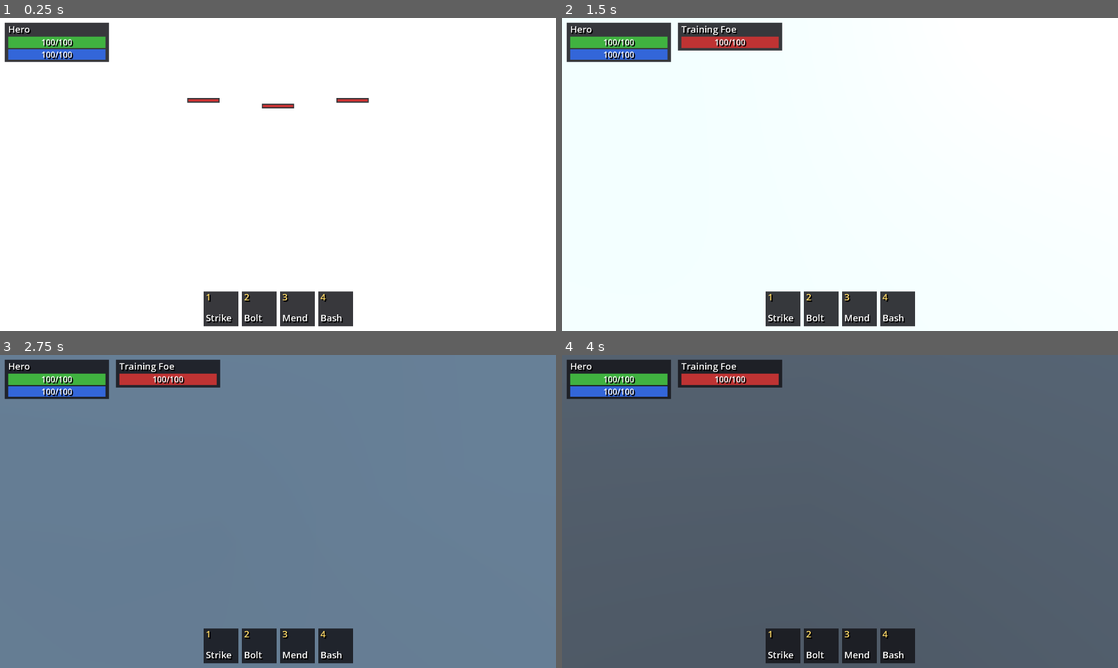
Above: before the commit, frames 1-4 (two rows, left to right).
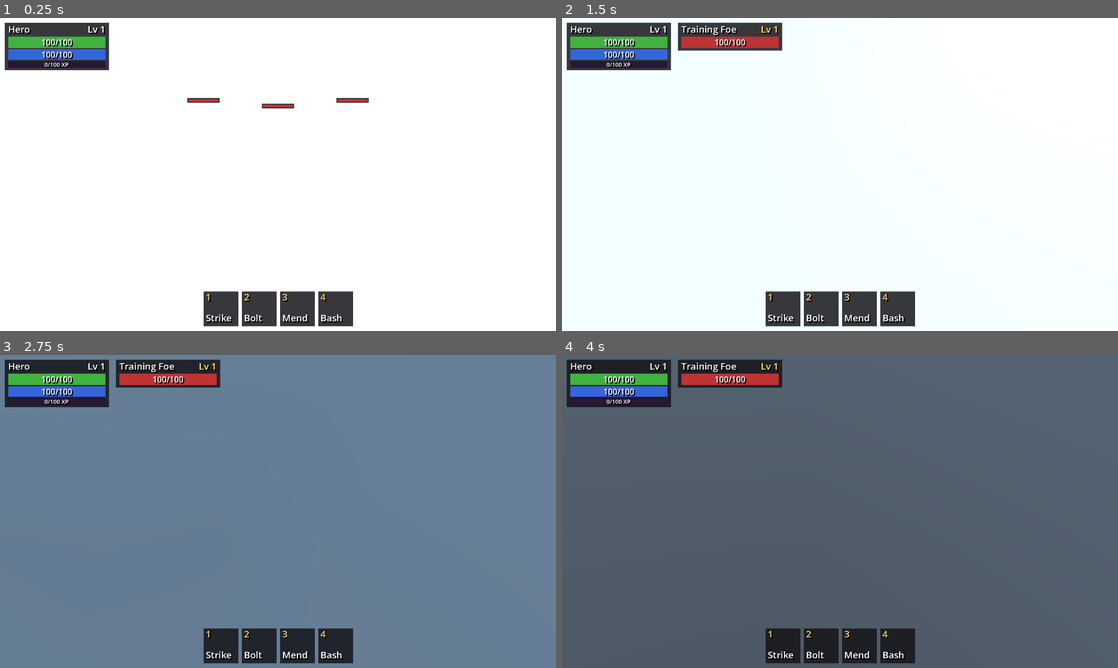
Above: after the commit, the same moments.

Repository: BountieHuntre/ai-rpg
Game: Godot game, scene res://scenes/main/main.tscn
The game is run twice, just before and just after one commit, with the same random seed, the same clock (stepped at 60 frames per second) and the same inputs.
Inputs (mouse positions are in pixels of both pictures, inside the frame that each line leads up to):
- Up to frame 1 (0.25 s): no input
- Up to frame 2 (1.5 s): tap Enter at 0.5 s; move the mouse to (962, 158) at 0.52 s; hold D (move_right) 0.53-1.25 s; hold Tab (target_next) 0.53-1.25 s; click (962, 158) at 0.67 s; drag from (728, 190) to (812, 237) at 1.27 s
- Up to frame 3 (2.75 s): tap Space at 2 s; move the mouse to (333, 442) at 2.02 s; hold D (move_right) from 2.03 s (still down); hold Tab (target_next) from 2.03 s (still down)
- Up to frame 4 (4 s): release D (move_right) at 2.75 s; release Tab (target_next) at 2.75 s; tap Enter at 2.75 s; drag from (812, 574) to (673, 464) at 2.77 s; tap Space at 3.5 s; move the mouse to (1006, 558) at 3.52 s; hold A (move_left) from 3.53 s (still down); hold Tab (target_next) from 3.53 s (still down)

The runs differ from the first frame. In frame 1, 0.6% of the frame differs, in the area x 0-20%, y 2-17%; in frame 2, 0.6%, in the area x 0-39%, y 2-17%; in frame 3, 0.6%; in frame 4, 0.6%.

Commit message:
Add sound effects, XP and levels
Add a CC0 sound pack with an Sfx autoload and hook sounds into combat
and targeting. Add XP from kills, levels that raise health, mana and
power, enemy levels with WoW-style difficulty colors, and HUD level and
XP display. Progress is kept in a GameState autoload so it survives the
restart after death.

Co-Authored-By: Claude Opus 5.5 <noreply@anthropic.com>

Diff:
--- a/project.godot
+++ b/project.godot
@@ -14,6 +14,11 @@
 run/main_scene="res://scenes/main/main.tscn"
 config/features=PackedStringArray("4.6", "Forward Plus")
 config/icon="res://icon.svg"
+
+[autoload]
+
+Sfx="*res://scripts/autoload/sfx.gd"
+GameState="*res://scripts/autoload/game_state.gd"
 
 [display]
 
--- a/scenes/enemies/enemy.gd
+++ b/scenes/enemies/enemy.gd
@@ -12,6 +12,9 @@
 @export var leash_radius := 20.0
 @export var stop_distance := 2.0
 @export var respawn_time := 15.0
+@export var level := 1
+## Each level above 1 adds this share of base health and damage.
+@export var growth_per_level := 0.25
 
 var state := State.IDLE
 
@@ -25,6 +28,11 @@
 
 func _ready() -> void:
 	_home = global_position
+	var growth := 1.0 + growth_per_level * (level - 1)
+	combatant.level = level
+	combatant.max_health = roundi(combatant.max_health * growth)
+	combatant.power_multiplier = growth
+	combatant.reset()
 	combatant.took_damage.connect(_on_took_damage)
 	combatant.died.connect(_on_died)
 
@@ -69,6 +77,7 @@
 
 
 func _start_chase() -> void:
+	Sfx.play("aggro")
 	state = State.CHASE
 
 
@@ -86,6 +95,9 @@
 func _on_died() -> void:
 	state = State.DEAD
 	_collision.set_deferred("disabled", true)
+	var player := get_tree().get_first_node_in_group("player") as Player
+	if player and player.combatant.is_alive():
+		player.progression.add_xp(player.progression.xp_for_kill(level))
 	get_tree().create_timer(respawn_time).timeout.connect(_respawn)
 
 
--- a/scenes/main/main.tscn
+++ b/scenes/main/main.tscn
@@ -36,8 +36,10 @@
 
 [node name="Enemy2" parent="GameView/GameViewport" unique_id=791896333 instance=ExtResource("5_enemy")]
 transform = Transform3D(1, 0, 0, 0, 1, 0, 0, 0, 1, -6, 0, -15)
+level = 2
 
 [node name="Enemy3" parent="GameView/GameViewport" unique_id=1548770993 instance=ExtResource("5_enemy")]
 transform = Transform3D(1, 0, 0, 0, 1, 0, 0, 0, 1, 6, 0, -15)
+level = 3
 
 [node name="CombatHud" parent="." unique_id=620252481 instance=ExtResource("6_hud")]
--- a/scenes/player/player.gd
+++ b/scenes/player/player.gd
@@ -15,6 +15,7 @@
 var facing := 0.0
 
 @onready var combatant: Combatant = $Combatant
+@onready var progression: Progression = $Progression
 @onready var targeting: Targeting = $Targeting
 @onready var caster: AbilityCaster = $AbilityCaster
 @onready var _visual: Node3D = $Visual
--- a/scenes/player/player.tscn
+++ b/scenes/player/player.tscn
@@ -1,6 +1,7 @@
 [gd_scene load_steps=18 format=3]
 
 [ext_resource type="Script" path="res://scripts/combat/unit_feedback.gd" id="10_feedback"]
+[ext_resource type="Script" path="res://scripts/combat/progression.gd" id="11_progression"]
 
 [ext_resource type="Script" path="res://scenes/player/player.gd" id="1_script"]
 [ext_resource type="Script" path="res://scripts/combat/combatant.gd" id="2_combatant"]
@@ -68,12 +69,17 @@
 mana_regen = 3.0
 melee_damage = 6
 
+[node name="Progression" type="Node" parent="."]
+script = ExtResource("11_progression")
+
 [node name="AbilityCaster" type="Node" parent="."]
 script = ExtResource("4_caster")
 abilities = Array[ExtResource("5_ability")]([ExtResource("6_strike"), ExtResource("7_firebolt"), ExtResource("8_mend"), ExtResource("9_bash")])
 
 [node name="UnitFeedback" type="Node3D" parent="."]
 script = ExtResource("10_feedback")
+hurt_sound = "player_hurt"
+death_sound = "player_die"
 
 [node name="Targeting" type="Node" parent="."]
 script = ExtResource("3_targeting")
--- /dev/null
+++ b/scripts/autoload/game_state.gd
@@ -0,0 +1,6 @@
+extends Node
+## The player's progress. Lives outside the scene so it survives the restart
+## after death. Saving it to disk comes later.
+
+var level := 1
+var xp := 0
--- /dev/null
+++ b/scripts/autoload/sfx.gd
@@ -0,0 +1,51 @@
+extends Node
+## Plays named sound effects. Each name picks randomly from its files, with a
+## little pitch variation so repeats don't sound identical.
+
+const SOUND_DIR := "res://assets/audio/rpg_sfx/"
+const POOL_SIZE := 12
+const PITCH_VARIATION := 0.06
+const VOLUME_DB := -6.0
+
+const SOUNDS: Dictionary[String, Array] = {
+	"swing": ["blade_01", "blade_02", "blade_03"],
+	"enemy_hurt": ["creature_hurt_01", "creature_hurt_02"],
+	"player_hurt": ["metal_01", "metal_02", "metal_03"],
+	"enemy_die": ["creature_die_01"],
+	"player_die": ["creature_roar_02"],
+	"aggro": ["creature_monster_01", "creature_monster_02", "creature_monster_03"],
+	"cast": ["spell_01"],
+	"bolt_launch": ["spell_fire_01", "spell_fire_02"],
+	"bolt_hit": ["spell_fire_07"],
+	"heal": ["spell_02"],
+	"stun": ["chain_01", "chain_02"],
+	"target": ["acquire_target"],
+	"error": ["lock_01"],
+	"level_up": ["item_gem_04"],
+}
+
+## Playback speed for sounds that need it. Raising speed also raises pitch.
+const SPEEDS: Dictionary[String, float] = {
+	"target": 5.0,
+}
+
+var _players: Array[AudioStreamPlayer] = []
+
+
+func _ready() -> void:
+	for i in POOL_SIZE:
+		var player := AudioStreamPlayer.new()
+		player.volume_db = VOLUME_DB
+		add_child(player)
+		_players.append(player)
+
+
+func play(sound_name: String) -> void:
+	var files: Array = SOUNDS[sound_name]
+	for player in _players:
+		if not player.playing:
+			player.stream = load("%s%s.ogg" % [SOUND_DIR, files.pick_random()])
+			var speed: float = SPEEDS.get(sound_name, 1.0)
+			player.pitch_scale = speed * randf_range(1.0 - PITCH_VARIATION, 1.0 + PITCH_VARIATION)
+			player.play()
+			return
--- a/scripts/combat/ability_caster.gd
+++ b/scripts/combat/ability_caster.gd
@@ -44,6 +44,7 @@
 	if target:
 		_player.combatant.attack_target = target
 	if ability.cast_time > 0.0:
+		Sfx.play("cast")
 		casting = ability
 		_cast_left = ability.cast_time
 		_cast_target = target
@@ -129,19 +130,21 @@
 				_launch_projectile(ability, target)
 			else:
 				_player.combatant.swung.emit(target)
-				target.take_damage(ability.power, _player.combatant)
+				target.take_damage(_player.combatant.scaled(ability.power), _player.combatant)
 		Ability.Effect.HEAL:
-			_player.combatant.heal(ability.power)
+			_player.combatant.heal(_player.combatant.scaled(ability.power))
 		Ability.Effect.STUN:
 			_player.combatant.swung.emit(target)
-			target.take_damage(ability.power, _player.combatant)
+			target.take_damage(_player.combatant.scaled(ability.power), _player.combatant)
 			target.stun(ability.stun_duration)
 
 
 func _launch_projectile(ability: Ability, target: Combatant) -> void:
+	Sfx.play("bolt_launch")
 	var source := _player.combatant
 	var projectile: Projectile = PROJECTILE.instantiate()
 	_player.get_parent().add_child(projectile)
 	projectile.launch(_player.global_position + Vector3.UP * EYE_HEIGHT, target, ability.projectile_speed, func() -> void:
-		target.take_damage(ability.power, source)
+		Sfx.play("bolt_hit")
+		target.take_damage(source.scaled(ability.power), source)
 	)
--- a/scripts/combat/combatant.gd
+++ b/scripts/combat/combatant.gd
@@ -10,12 +10,15 @@
 signal died
 
 @export var display_name := ""
+@export var level := 1
 @export var max_health := 100
 @export var max_mana := 0
 @export var mana_regen := 0.0
 @export var melee_damage := 5
 @export var melee_range := 2.5
 @export var swing_interval := 2.0
+## Scales all damage and healing this combatant deals.
+@export var power_multiplier := 1.0
 
 var health := 0
 var mana := 0.0
@@ -42,6 +45,10 @@
 	attack_target = null
 	invulnerable = false
 	_stun_left = 0.0
+
+
+func scaled(amount: int) -> int:
+	return roundi(amount * power_multiplier)
 
 
 func is_alive() -> bool:
@@ -93,5 +100,5 @@
 		var allowed: bool = not can_swing_at.is_valid() or can_swing_at.call(attack_target.body.global_position)
 		if allowed and distance_to(attack_target) <= melee_range:
 			swung.emit(attack_target)
-			attack_target.take_damage(melee_damage, self)
+			attack_target.take_damage(scaled(melee_damage), self)
 			_swing_left = swing_interval
--- /dev/null
+++ b/scripts/combat/progression.gd
@@ -0,0 +1,66 @@
+class_name Progression
+extends Node
+## The player's XP and level. Each level raises max health, max mana and all
+## damage and healing, and fully restores the player.
+## Must be a sibling of the player's Combatant.
+
+signal xp_gained(amount: int)
+signal leveled_up(new_level: int)
+
+const MAX_LEVEL := 20
+const HEALTH_PER_LEVEL := 15
+const MANA_PER_LEVEL := 10
+const POWER_PER_LEVEL := 0.1
+## Kill XP drops by this much per level the player is above the enemy, so
+## enemies five or more levels below give nothing.
+const XP_PENALTY_PER_LEVEL := 0.2
+
+var level: int:
+	get:
+		return GameState.level
+
+var _base_health := 0
+var _base_mana := 0
+
+@onready var _combatant: Combatant = $"../Combatant"
+
+
+func _ready() -> void:
+	_base_health = _combatant.max_health
+	_base_mana = _combatant.max_mana
+	_apply_level()
+	_combatant.reset()
+
+
+static func xp_to_next(from_level: int) -> int:
+	return roundi(100.0 * pow(from_level, 1.5))
+
+
+func xp_for_kill(enemy_level: int) -> int:
+	var base := 30 + 10 * enemy_level
+	var levels_above := maxi(level - enemy_level, 0)
+	return roundi(base * clampf(1.0 - XP_PENALTY_PER_LEVEL * levels_above, 0.0, 1.0))
+
+
+func add_xp(amount: int) -> void:
+	if amount <= 0 or level >= MAX_LEVEL:
+		return
+	GameState.xp += amount
+	xp_gained.emit(amount)
+	while level < MAX_LEVEL and GameState.xp >= xp_to_next(level):
+		GameState.xp -= xp_to_next(level)
+		GameState.level += 1
+		_apply_level()
+		_combatant.health = _combatant.max_health
+		_combatant.mana = _combatant.max_mana
+		leveled_up.emit(level)
+	if level >= MAX_LEVEL:
+		GameState.xp = 0
+
+
+func _apply_level() -> void:
+	var gained := level - 1
+	_combatant.level = level
+	_combatant.max_health = _base_health + HEALTH_PER_LEVEL * gained
+	_combatant.max_mana = _base_mana + MANA_PER_LEVEL * gained
+	_combatant.power_multiplier = 1.0 + POWER_PER_LEVEL * gained
--- a/scripts/combat/targeting.gd
+++ b/scripts/combat/targeting.gd
@@ -17,6 +17,8 @@
 
 
 func set_target(enemy: Enemy) -> void:
+	if enemy and enemy != target:
+		Sfx.play("target")
 	target = enemy
 	# Auto-attack follows target changes but never starts from selecting alone.
 	if _player.combatant.attack_target:
--- a/scripts/combat/unit_feedback.gd
+++ b/scripts/combat/unit_feedback.gd
@@ -14,6 +14,9 @@
 const STAR_RADIUS := 0.4
 const STAR_HEIGHT := 2.1
 const STAR_SPIN := 5.0
+
+@export var hurt_sound := "enemy_hurt"
+@export var death_sound := "enemy_die"
 
 var _flash_left := 0.0
 var _dead := false
@@ -35,6 +38,8 @@
 	_combatant.took_damage.connect(_on_took_damage)
 	_combatant.swung.connect(_on_swung)
 	_combatant.died.connect(_on_died)
+	_combatant.healed.connect(func(_amount: int) -> void: Sfx.play("heal"))
+	_combatant.stunned.connect(Sfx.play.bind("stun"))
 
 
 ## Restores the unit's normal look after it respawns.
@@ -61,9 +66,12 @@
 func _on_took_damage(_amount: int, _source: Combatant) -> void:
 	_flash_left = FLASH_TIME
 	_apply_material()
+	if _combatant.is_alive():
+		Sfx.play(hurt_sound)
 
 
 func _on_swung(target: Combatant) -> void:
+	Sfx.play("swing")
 	var offset := target.body.global_position - _combatant.body.global_position
 	offset.y = 0.0
 	if _tween:
@@ -74,6 +82,7 @@
 
 
 func _on_died() -> void:
+	Sfx.play(death_sound)
 	_dead = true
 	_apply_material()
 	if _tween:
--- a/ui/combat_hud.gd
+++ b/ui/combat_hud.gd
@@ -16,6 +16,9 @@
 ## Numbers cycle through these so ones landing together don't stack.
 const FLOAT_OFFSETS: Array[Vector2] = [Vector2(0, 0), Vector2(-14, 4), Vector2(14, 4)]
 const BAR_FONT_SIZE := 7
+const XP_FONT_SIZE := 5
+const BANNER_FONT_SIZE := 18
+const BANNER_TIME := 2.5
 const ENEMY_BAR_SIZE := Vector2(28, 4)
 const ENEMY_BAR_HEIGHT := 2.2
 const ENEMY_BAR_RANGE := 40.0
@@ -31,8 +34,14 @@
 var _player_health_text: Label
 var _player_mana: Control
 var _player_mana_text: Label
+var _player_level: Label
+var _player_xp: Control
+var _player_xp_text: Label
 var _target_frame: Control
 var _target_name: Label
+var _target_level: Label
+var _banner: Label
+var _banner_left := 0.0
 var _target_health: Control
 var _target_health_text: Label
 var _cast_frame: Control
@@ -54,7 +63,12 @@
 	get_viewport().size_changed.connect(_build)
 
 	_player.caster.failed.connect(_show_message)
+	_player.caster.failed.connect(func(_message: String) -> void: Sfx.play("error"))
 	_player.combatant.died.connect(_show_message.bind("You died"))
+	_player.progression.xp_gained.connect(func(amount: int) -> void:
+		_add_float(_player.combatant, "+%d XP" % amount, Color(0.75, 0.55, 1))
+	)
+	_player.progression.leveled_up.connect(_on_leveled_up)
 	for node in get_tree().get_nodes_in_group("combatants"):
 		var combatant := node as Combatant
 		var hit_color := Color(1, 0.3, 0.3) if combatant == _player.combatant else Color.WHITE
@@ -77,11 +91,21 @@
 	_player_health_text.text = "%d/%d" % [me.health, me.max_health]
 	_set_bar(_player_mana, me.mana, me.max_mana)
 	_player_mana_text.text = "%d/%d" % [int(me.mana), me.max_mana]
+	_player_level.text = "Lv %d" % me.level
+	if me.level >= Progression.MAX_LEVEL:
+		_set_bar(_player_xp, 1.0, 1.0)
+		_player_xp_text.text = "Max level"
+	else:
+		var needed := Progression.xp_to_next(me.level)
+		_set_bar(_player_xp, GameState.xp, needed)
+		_player_xp_text.text = "%d/%d XP" % [GameState.xp, needed]
 
 	var target := _player.targeting.target_combatant()
 	_target_frame.visible = target != null
 	if target:
 		_target_name.text = target.display_name
+		_target_level.text = "Lv %d" % target.level
+		_target_level.add_theme_color_override("font_color", _level_color(target.level - me.level))
 		_set_bar(_target_health, target.health, target.max_health)
 		_target_health_text.text = "%d/%d" % [target.health, target.max_health]
 
@@ -100,6 +124,8 @@
 
 	_message_left -= delta
 	_message.visible = _message_left > 0.0
+	_banner_left -= delta
+	_banner.visible = _banner_left > 0.0
 	_update_floats(delta)
 	_update_enemy_bars()
 
@@ -124,20 +150,30 @@
 	_message = _label(self, Vector2(0, 34), "", Color(1, 0.35, 0.3))
 	_message.size.x = window.x
 	_message.horizontal_alignment = HORIZONTAL_ALIGNMENT_CENTER
+	_banner = _label(self, Vector2(0, 60), "", Color(1, 0.85, 0.3))
+	_banner.add_theme_font_size_override("font_size", roundi(BANNER_FONT_SIZE * _ui_scale))
+	_banner.size.x = window.x
+	_banner.horizontal_alignment = HORIZONTAL_ALIGNMENT_CENTER
+	_banner.visible = false
 
 
 func _build_player_frame() -> void:
-	var frame := _frame(Vector2(4, 4), Vector2(90, 34))
+	var frame := _frame(Vector2(4, 4), Vector2(90, 41))
 	_label(frame, Vector2(3, 0), _player.combatant.display_name)
+	_player_level = _right_label(frame, Vector2(3, 0), 84)
 	_player_health = _bar(frame, Vector2(3, 12), Vector2(84, 10), Color(0.25, 0.7, 0.25))
 	_player_health_text = _bar_text(frame, Vector2(3, 12), Vector2(84, 10))
 	_player_mana = _bar(frame, Vector2(3, 23), Vector2(84, 9), Color(0.2, 0.4, 0.85))
 	_player_mana_text = _bar_text(frame, Vector2(3, 23), Vector2(84, 9))
+	_rect(frame, Vector2(3, 33), Vector2(84, 6), Color(0.15, 0.1, 0.2))
+	_player_xp = _bar(frame, Vector2(3, 33), Vector2(84, 6), Color(0.55, 0.3, 0.85))
+	_player_xp_text = _bar_text(frame, Vector2(3, 33), Vector2(84, 6), XP_FONT_SIZE)
 
 
 func _build_target_frame() -> void:
 	_target_frame = _frame(Vector2(100, 4), Vector2(90, 24))
 	_target_name = _label(_target_frame, Vector2(3, 0), "")
+	_target_level = _right_label(_target_frame, Vector2(3, 0), 84)
 	_target_health = _bar(_target_frame, Vector2(3, 12), Vector2(84, 10), Color(0.75, 0.2, 0.2))
 	_target_health_text = _bar_text(_target_frame, Vector2(3, 12), Vector2(84, 10))
 
@@ -239,10 +275,37 @@
 	return rect
 
 
+func _right_label(parent: Node, label_position: Vector2, width: float) -> Label:
+	var label := _label(parent, label_position, "")
+	label.size.x = width * _ui_scale
+	label.horizontal_alignment = HORIZONTAL_ALIGNMENT_RIGHT
+	return label
+
+
+## WoW-style difficulty colors for a level difference (enemy minus player).
+## Gray enemies give no XP.
+func _level_color(difference: int) -> Color:
+	if difference >= 3:
+		return Color(1, 0.25, 0.2)
+	if difference >= 1:
+		return Color(1, 0.55, 0.15)
+	if difference == 0:
+		return Color(1, 0.9, 0.3)
+	if difference > -5:
+		return Color(0.35, 0.85, 0.35)
+	return Color(0.6, 0.6, 0.6)
+
+
+func _on_leveled_up(new_level: int) -> void:
+	_banner.text = "Level %d!" % new_level
+	_banner_left = BANNER_TIME
+	Sfx.play("level_up")
+
+
 ## A smaller label centered on a bar of the given position and size.
-func _bar_text(parent: Node, bar_position: Vector2, bar_size: Vector2) -> Label:
+func _bar_text(parent: Node, bar_position: Vector2, bar_size: Vector2, font_size := BAR_FONT_SIZE) -> Label:
 	var label := _label(parent, bar_position, "")
-	label.add_theme_font_size_override("font_size", roundi(BAR_FONT_SIZE * _ui_scale))
+	label.add_theme_font_size_override("font_size", roundi(font_size * _ui_scale))
 	label.horizontal_alignment = HORIZONTAL_ALIGNMENT_CENTER
 	label.size.x = bar_size.x * _ui_scale
 	var center_y := (bar_position.y + bar_size.y / 2.0) * _ui_scale
Not shown, added: assets/audio/rpg_sfx/LICENSE.txt
Not shown, added: assets/audio/rpg_sfx/acquire_target.ogg.import
Not shown, added: assets/audio/rpg_sfx/blade_01.ogg.import
Not shown, added: assets/audio/rpg_sfx/blade_02.ogg.import
Not shown, added: assets/audio/rpg_sfx/blade_03.ogg.import
Not shown, added: assets/audio/rpg_sfx/book_01.ogg.import
Not shown, added: assets/audio/rpg_sfx/book_02.ogg.import
Not shown, added: assets/audio/rpg_sfx/book_03.ogg.import
Not shown, added: assets/audio/rpg_sfx/book_04.ogg.import
Not shown, added: assets/audio/rpg_sfx/chain_01.ogg.import
Not shown, added: assets/audio/rpg_sfx/chain_02.ogg.import
Not shown, added: assets/audio/rpg_sfx/chain_03.ogg.import
(and 156 more such lines)
